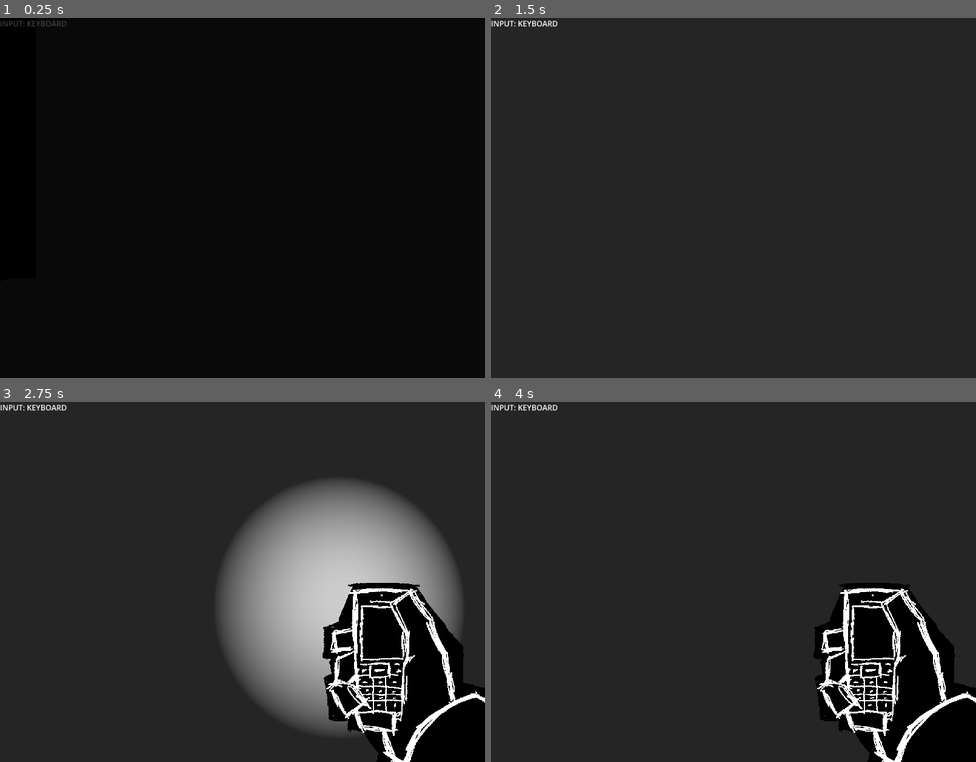
Above: before the commit, frames 1-4 (two rows, left to right).
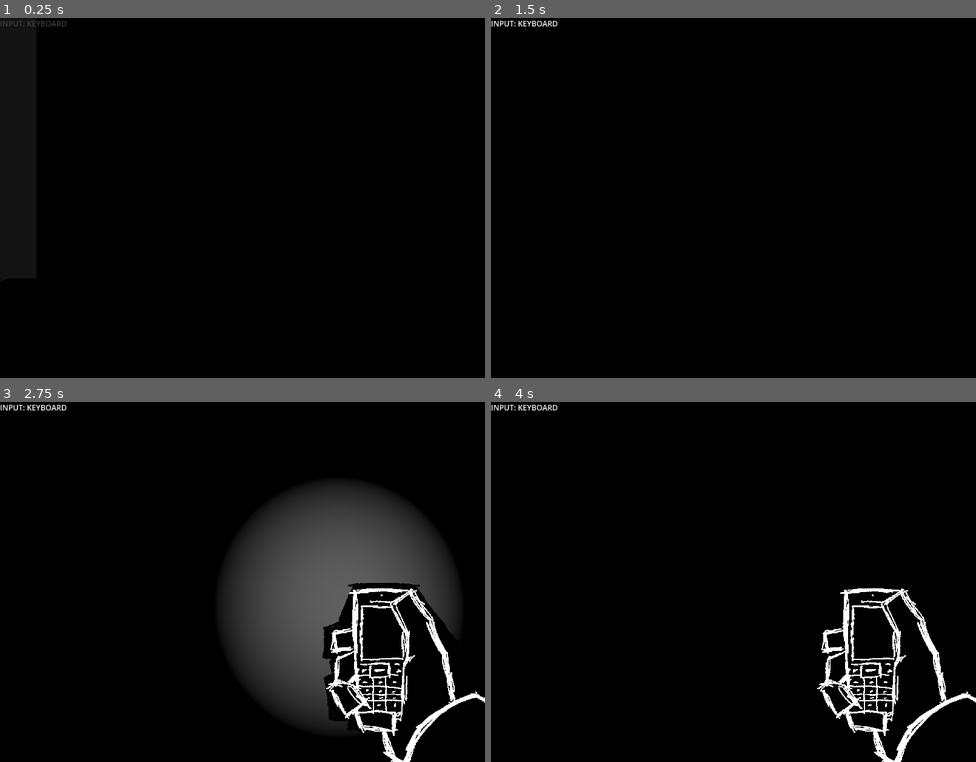
Above: after the commit, the same moments.

Repository: 2BEHDAMNED/aberdeen-game
Game: Godot game, scene res://scenes/game/ch1_00.tscn
The game is run twice, just before and just after one commit, with the same random seed, the same clock (stepped at 60 frames per second) and the same inputs. This scene is started directly instead of the project's main scene. Sound files missing from this copy of the repository are replaced by a short silence.
Inputs (mouse positions are in pixels of both pictures, inside the frame that each line leads up to):
- Up to frame 1 (0.25 s): no input
- Up to frame 2 (1.5 s): move the mouse to (757, 198) at 0.52 s; hold W (player_forwards) from 0.53 s (still down); tap Shift (sprint, bound only after the commit) at 0.6 s; tap Enter at 1.25 s; move the mouse to (709, 198) at 1.27 s; tap F (flashlight) at 1.35 s
- Up to frame 3 (2.75 s): keep holding W (player_forwards); tap Shift (sprint, bound only after the commit) at 1.55, 2.1 s; move the mouse to (252, 574) at 2.02 s
- Up to frame 4 (4 s): keep holding W (player_forwards); tap Space at 2.75 s; move the mouse to (728, 589) at 2.77 s; tap Shift (sprint, bound only after the commit) at 2.85, 3.8 s; tap Enter at 3.5 s; move the mouse to (767, 585) at 3.52 s; tap F (flashlight) at 3.6 s

The runs differ from the first frame. In frame 2, 100% of the frame differs, in the area x 0-100%, y 0-100%; in frame 3, 87%; in frame 4, 87%.

Commit message:
walking sounds + sprinting

Diff:
--- /dev/null
+++ b/environments/base.tres
@@ -0,0 +1,13 @@
+[gd_resource type="Environment" format=3 uid="uid://ds2f8bsl4l1xg"]
+
+[resource]
+background_mode = 2
+ambient_light_energy = 0.0
+tonemap_exposure = 0.2
+fog_enabled = true
+fog_mode = 1
+fog_light_color = Color(0, 0, 0, 1)
+fog_density = 0.8
+fog_height = 1024.0
+fog_depth_begin = 0.0
+fog_depth_end = 5.0
--- a/project.godot
+++ b/project.godot
@@ -86,9 +86,11 @@
 , Object(InputEventJoypadButton,"resource_local_to_scene":false,"resource_name":"","device":-1,"button_index":3,"pressure":0.0,"pressed":true,"script":null)
 ]
 }
-ui_enter={
+sprint={
 "deadzone": 0.2,
-"events": []
+"events": [Object(InputEventKey,"resource_local_to_scene":false,"resource_name":"","device":-1,"window_id":0,"alt_pressed":false,"shift_pressed":false,"ctrl_pressed":false,"meta_pressed":false,"pressed":false,"keycode":0,"physical_keycode":4194325,"key_label":0,"unicode":0,"location":0,"echo":false,"script":null)
+, Object(InputEventJoypadButton,"resource_local_to_scene":false,"resource_name":"","device":-1,"button_index":7,"pressure":0.0,"pressed":true,"script":null)
+]
 }
 
 [physics]
--- a/scenes/game/ch1_00.tscn
+++ b/scenes/game/ch1_00.tscn
@@ -2,12 +2,7 @@
 
 [ext_resource type="PackedScene" uid="uid://citbnfpd8xyv2" path="res://scenes/player.tscn" id="1_52yd7"]
 [ext_resource type="PackedScene" uid="uid://d07pk2nfvgdks" path="res://scenes/fade_in.tscn" id="2_8ki8l"]
-
-[sub_resource type="Environment" id="Environment_4e07n"]
-fog_enabled = true
-fog_light_color = Color(0, 0, 0, 1)
-volumetric_fog_enabled = true
-volumetric_fog_albedo = Color(0, 0, 0, 1)
+[ext_resource type="Environment" uid="uid://ds2f8bsl4l1xg" path="res://environments/base.tres" id="3_kgh0j"]
 
 [sub_resource type="BoxMesh" id="BoxMesh_8ki8l"]
 
@@ -23,7 +18,11 @@
 multiplier = 1.0
 
 [node name="WorldEnvironment" type="WorldEnvironment" parent="." unique_id=886916496]
-environment = SubResource("Environment_4e07n")
+environment = ExtResource("3_kgh0j")
+
+[node name="DirectionalLight3D" type="DirectionalLight3D" parent="WorldEnvironment" unique_id=32857524]
+transform = Transform3D(1, 0, 0, 0, 0.70710677, 0.70710677, 0, -0.70710677, 0.70710677, 0, 0, 0)
+visible = false
 
 [node name="MeshInstance3D" type="MeshInstance3D" parent="." unique_id=1847202372]
 transform = Transform3D(10, 0, 0, 0, 0.2, 0, 0, 0, 10, 0, 0, 0)
--- a/scenes/player.tscn
+++ b/scenes/player.tscn
@@ -2,6 +2,7 @@
 
 [ext_resource type="Texture2D" uid="uid://b6o83cbkw5eqt" path="res://textures/phone.png" id="1_3vyb7"]
 [ext_resource type="Script" uid="uid://bws0ajagrkvpt" path="res://scripts/player.gd" id="1_g2els"]
+[ext_resource type="AudioStream" uid="uid://bewnkrx3y16hm" path="res://sounds/walking.mp3" id="2_tuyoq"]
 [ext_resource type="AudioStream" uid="uid://ckje7ofdaevwg" path="res://sounds/flashlight-on.mp3" id="3_dqkch"]
 [ext_resource type="Script" uid="uid://dr8nqu1eycb2j" path="res://scripts/player_camera.gd" id="3_qhqgy"]
 [ext_resource type="AudioStream" uid="uid://b0vuyq76uwhcu" path="res://sounds/flashlight-off.mp3" id="5_qlg0r"]
@@ -130,6 +131,10 @@
 disable_mode = 1
 script = ExtResource("1_g2els")
 
+[node name="AudioStreamPlayer" type="AudioStreamPlayer" parent="." unique_id=1604269401]
+stream = ExtResource("2_tuyoq")
+pitch_scale = 0.75
+
 [node name="Control" type="Control" parent="." unique_id=1569651697]
 layout_mode = 3
 anchors_preset = 15
--- a/scripts/player.gd
+++ b/scripts/player.gd
@@ -1,33 +1,36 @@
 extends CharacterBody3D
 
 
-const SPEED = 5.0
+const WALKSPEED = 5.0
+const RUNSPEED = 7.5
 const JUMP_VELOCITY = 4.5
 const SENSITIVITY = 0.003
 const GAMEPAD_SENS = 0.3
 
 @onready var head : Node3D = $Head
 @onready var camera := $Head/Camera
+@onready var walking_sound := $AudioStreamPlayer
 
 var gamepad_enabled = false
+var is_walking = false
+var sprinting = false
 
 func _ready() -> void:
 	Input.set_mouse_mode(Input.MOUSE_MODE_CAPTURED)
 
 func _input(event:InputEvent) -> void:
-	#print()
-
 	if event is InputEventMouseMotion:
 		gamepad_enabled = false
 		head.rotate_y(-event.relative.x * SENSITIVITY)
 		camera.rotate_x(-event.relative.y * SENSITIVITY)
 
+
 	gamepad_enabled = event is InputEventJoypadButton or event is InputEventJoypadMotion
-
 	if gamepad_enabled:
 		$Control/Label.text = "INPUT: GAMEPAD"
 	else:
 		$Control/Label.text = "INPUT: KEYBOARD"
+
 
 
 func _process(delta: float) -> void:
@@ -37,6 +40,20 @@
 		camera.rotate_x(deg_to_rad(-cam_axis.y * 1.5))
 	camera.rotation.x = clamp(camera.rotation.x, deg_to_rad(-60), deg_to_rad(60))
 
+	if Input.is_action_just_pressed("sprint"):
+		sprinting = not sprinting
+
+	if not sprinting:
+		walking_sound.pitch_scale = 0.75
+	else:
+		walking_sound.pitch_scale = 1.25
+
+	if is_walking and not walking_sound.playing:
+		walking_sound.play()
+	else:
+		if not is_walking:
+			walking_sound.stop()
+
 func _physics_process(delta: float) -> void:
 	# Add the gravity.
 	if not is_on_floor():
@@ -44,6 +61,12 @@
 
 	var input_dir := Input.get_vector("player_strafe_left", "player_strafe_right", "player_forwards", "player_backwards")
 	var direction := (head.transform.basis * Vector3(input_dir.x, 0, input_dir.y)).normalized()
+
+	is_walking = direction.length() != 0.0
+
+	var SPEED = WALKSPEED
+	if sprinting:
+		SPEED = RUNSPEED
 
 	if direction:
 		velocity.x = direction.x * SPEED
Not shown, added: sounds/walking.mp3.import
Not shown, added: sounds/walking.mp3
